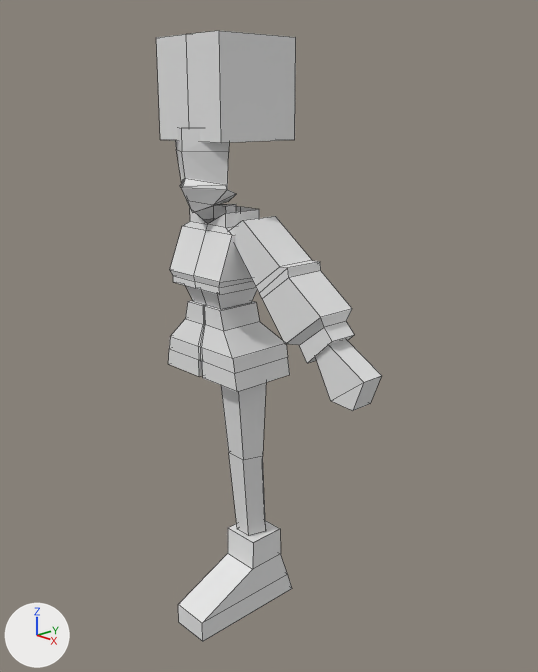
The Blender file love_chan.blend as it was, and as the next commit left it.
Camera for both pictures: a 50 mm camera at (1.98, -1.67, 1.864) aimed at (0.22, -0.015, 1.125). Every picture has the same lights, and +X, +Y and +Z are marked at lower left. Mesh edges are drawn as thin lines.
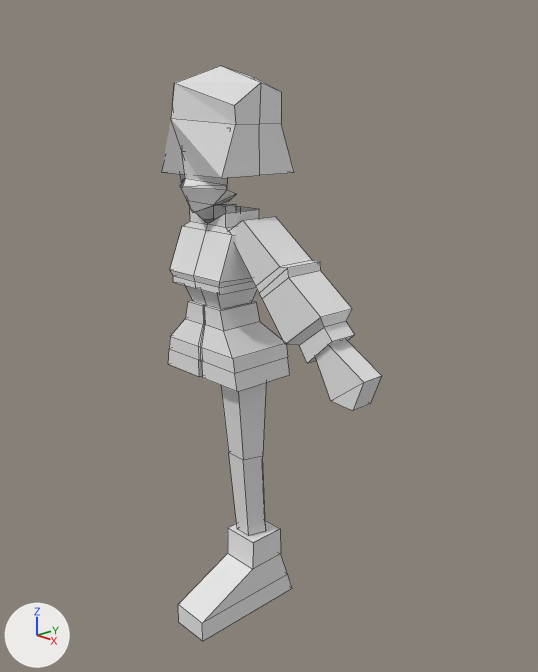
The change, as a list of edits to the scene's bpy script:
```text
Change me_cube_004:
    used by ob_cube_004; location = (0.0, 0.0, 1.92); scale = (0.16, 0.16, 0.16)
    remove me_cube_004.from_pydata(...)  # 8 vertices, 4 faces; spans x 0.0..1.0, y -1.0..1.0, z -1.0..1.0
    add me_cube_004.from_pydata(...)  # 16 vertices, 10 faces; spans x 0.0..1.0, y -1.44..1.35, z -1.67..0.46
    me_cube_004 part 1: the whole mesh is rebuilt
```

Boxes [x1, y1, x2, y2] around the edits, measured in the pictures (538 x 672 px):
'Cube.004', reshaped
    before: [156, 31, 296, 143]
    after: [162, 66, 294, 178]
